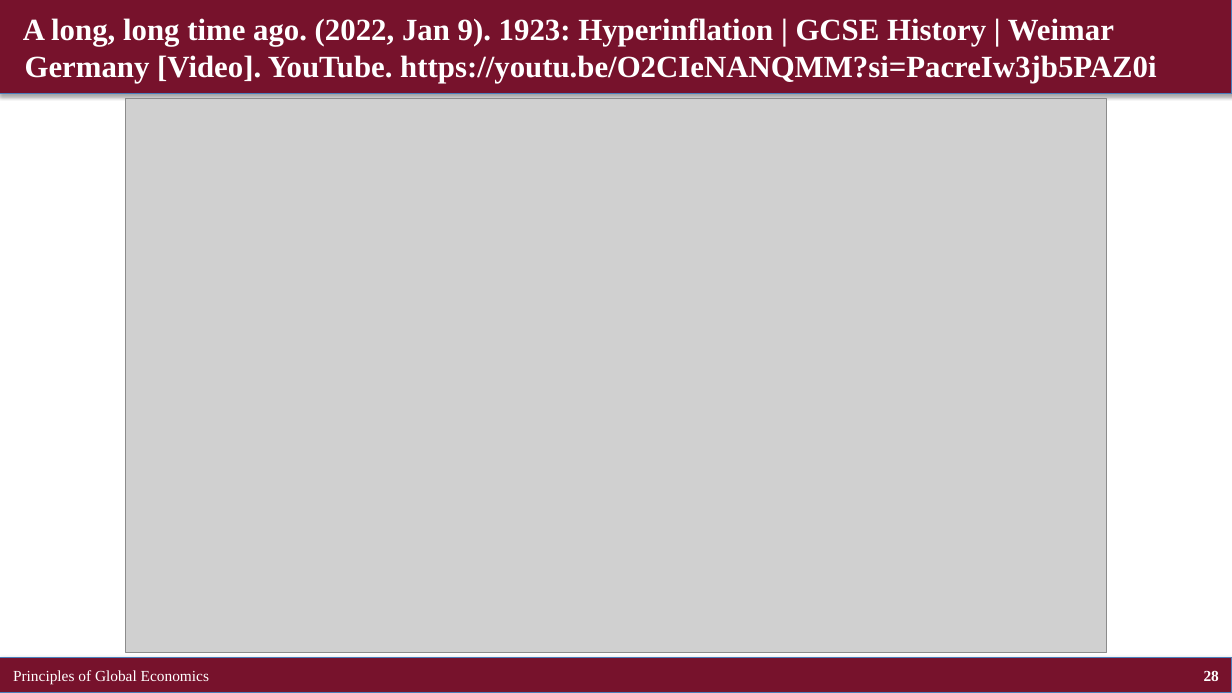
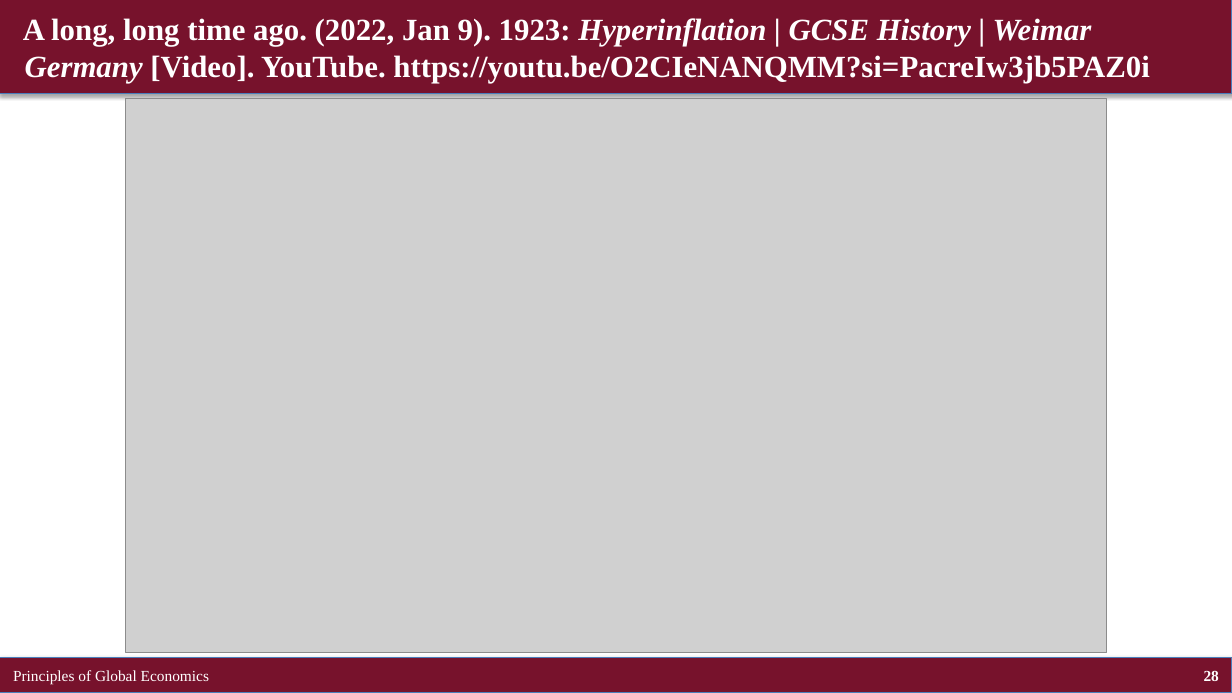
Before and after one commit to brianhwpark/brianhwpark.github.io, a slide deck: slide 28 of files/teaching-resources/concordiacollege-bus-201/bus-201-lecture-note/bus201-ch01.pptx. Drawn at 1232x693 pixels with LibreOffice and Linux fonts; fonts in the diff are those of the drawing; grey boxes stand for pictures. Boxes give left, top, right and bottom in pixels: in the first picture for what was removed or moved away, otherwise in the second. Text is boxed around its words. In the diff, an @@ line names an element or a change of style, - is before the commit and + after.

```diff
--- a/files/teaching-resources/concordiacollege-bus-201/bus-201-lecture-note/bus201-ch01.pptx
+++ b/files/teaching-resources/concordiacollege-bus-201/bus-201-lecture-note/bus201-ch01.pptx
@@ title "A long, long time ago. ..." at <box>23,18,1149,83</box>: italic on in "Hyperinflation | GCSE History | Weimar Germany" @@
```
Also in this commit, not shown: 2 other slides changed, 9 other files.
